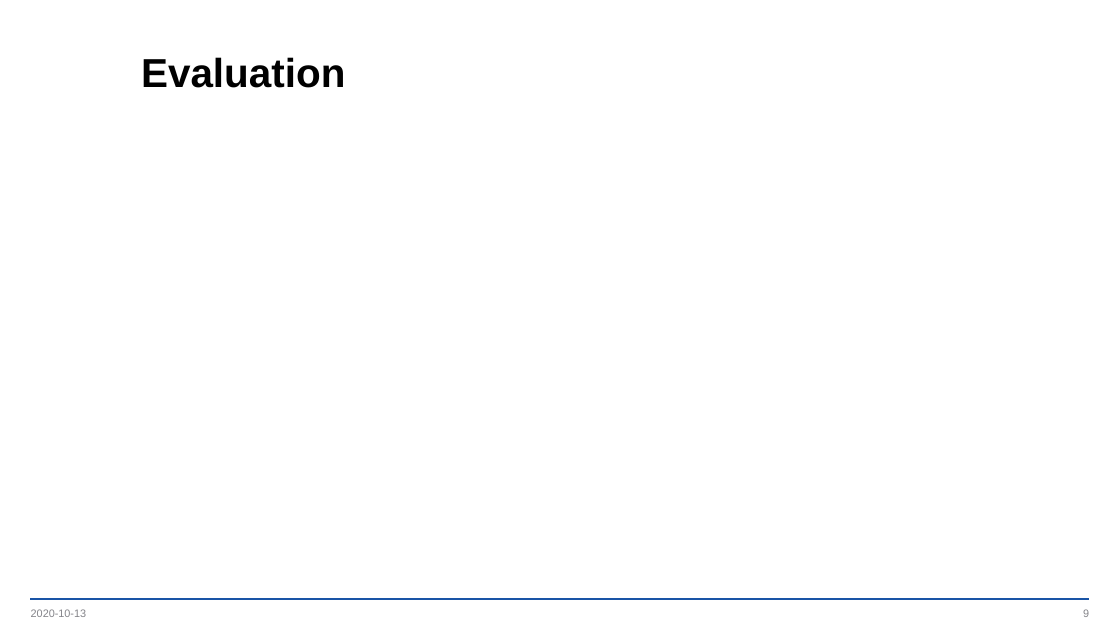
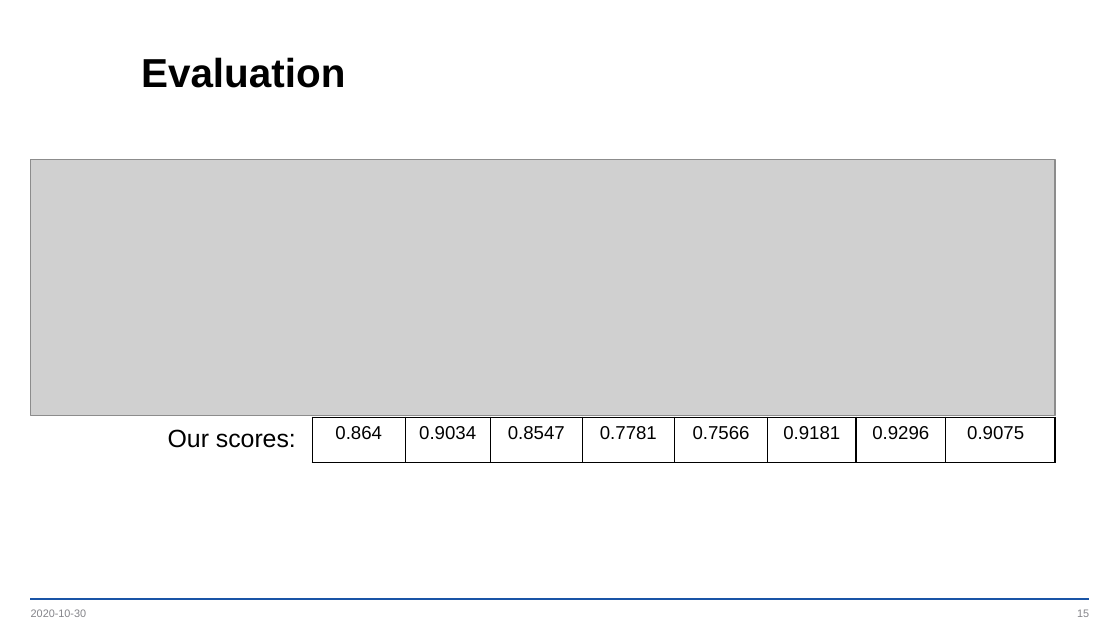
Before and after one commit to Dashtid/Deep-Learning, a slide deck: slide 15 of Project/Project Presentation.pptx (slide 9 before the commit). Drawn at 1120x630 pixels with LibreOffice and Linux fonts; fonts in the diff are those of the drawing; grey boxes stand for pictures; background and template pictures are left out. Boxes give left, top, right and bottom in pixels: in the first picture for what was removed or moved away, otherwise in the second. Text is boxed around its words. In the diff, an @@ line names an element or a change of style, - is before the commit and + after.

```diff
--- a/Project/Project Presentation.pptx
+++ b/Project/Project Presentation.pptx
@@ picture added at (30, 159, 1055, 416) @@
@@ table added at (312, 418, 1055, 464), 1 rows, 8 columns @@
+0.864 | 0.9034 | 0.8547 | 0.7781 | 0.7566 | 0.9181 | 0.9296 | 0.9075
@@ text added at (168, 429, 296, 448), 16 pt, text #000000 @@
+Our scores:
@@ text at (31, 609, 86, 617): text changed @@
-2020-10-13
+2020-10-30
@@ page number at (1077, 609, 1089, 617): text changed @@
-9
+15
```
Also in this commit, not shown: 8 other slides changed, 6 slides added, 8 other files.
